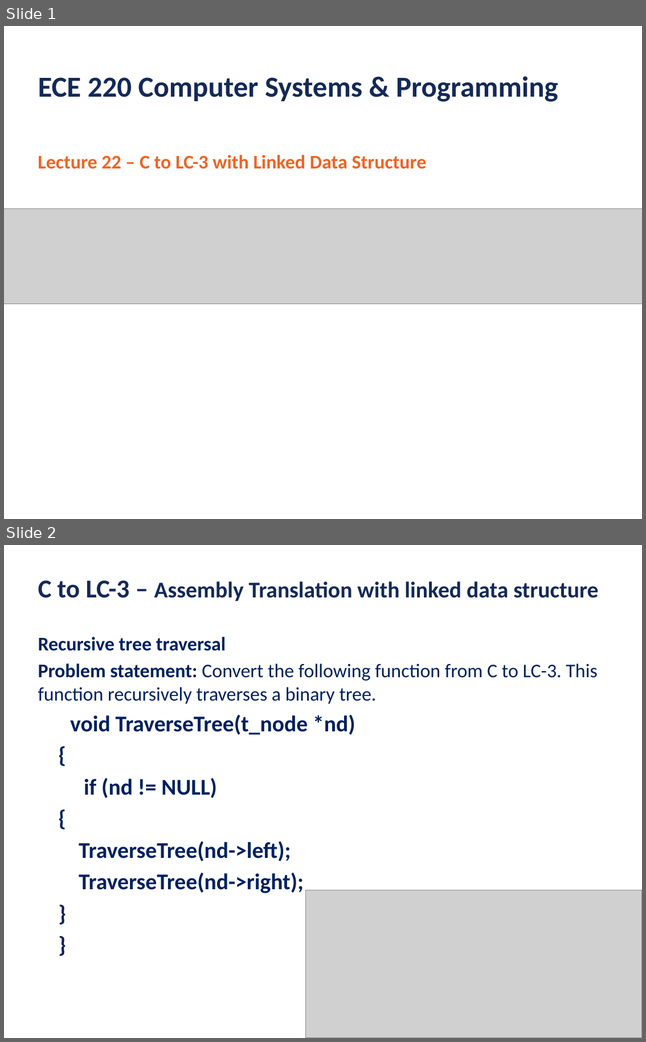
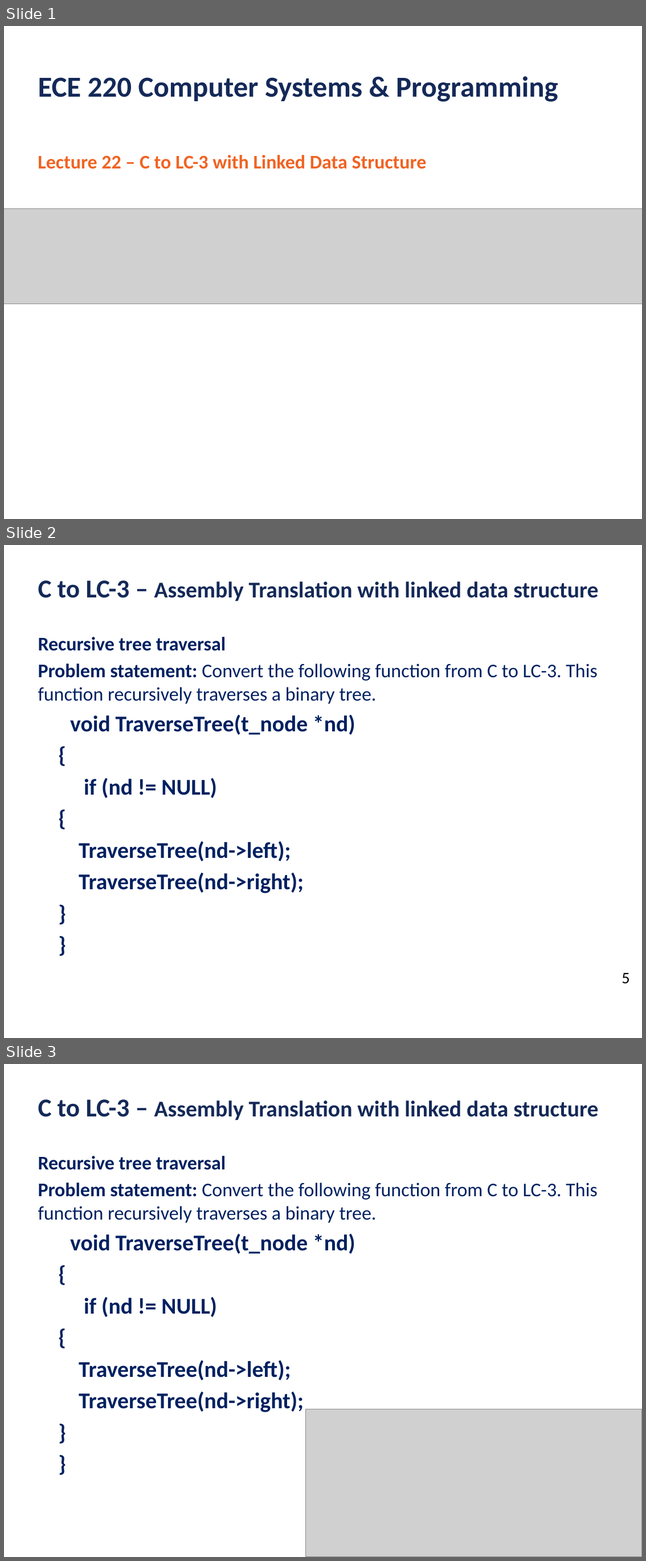
Before and after one commit to ubhowmik/ECE220_Fall2019, a slide deck: LEC#22/Lecture_22.pptx. Shown one above the other, each under a label of ours: slides 1 and 2 before the commit, slides 1, 2 and 3 after it. The pictures are 646x1042 and 646x1561 pixels, drawn with LibreOffice and Linux fonts; fonts in the diff are those of the drawing; grey boxes stand for pictures; background and template pictures are left out. Boxes give left, top, right and bottom in pixels: in the first picture for what was removed or moved away, otherwise in the second. Text is boxed around its words. In the diff, an @@ line names an element or a change of style, - is before the commit and + after.

```diff
--- a/LEC#22/Lecture_22.pptx
+++ b/LEC#22/Lecture_22.pptx
@@ slide 2 added at [4, 545, 642, 1038], background #FFFFFF @@
@@ text added at [38, 580, 599, 601], 28 pt, text #142958, bold @@
+C to LC-3 – Assembly Translation with linked data structure
@@ text added at [38, 637, 597, 893], 24 pt, text #002060, bold @@
+Recursive tree traversal
+Problem statement: Convert the following function from C to LC-3. This function recursively traverses a binary tree.
+void TraverseTree(t_node *nd)
+{
+if (nd != NULL)
+{
+TraverseTree(nd->left);
+TraverseTree(nd->right);
+}
+}
@@ text added at [622, 973, 630, 984], 20 pt, text #000000 @@
+5
@@ what was slide 2 is now slide 3 @@
```
Also in this commit, not shown: 1 slide changed, 52 other slides added, 1 other file.
